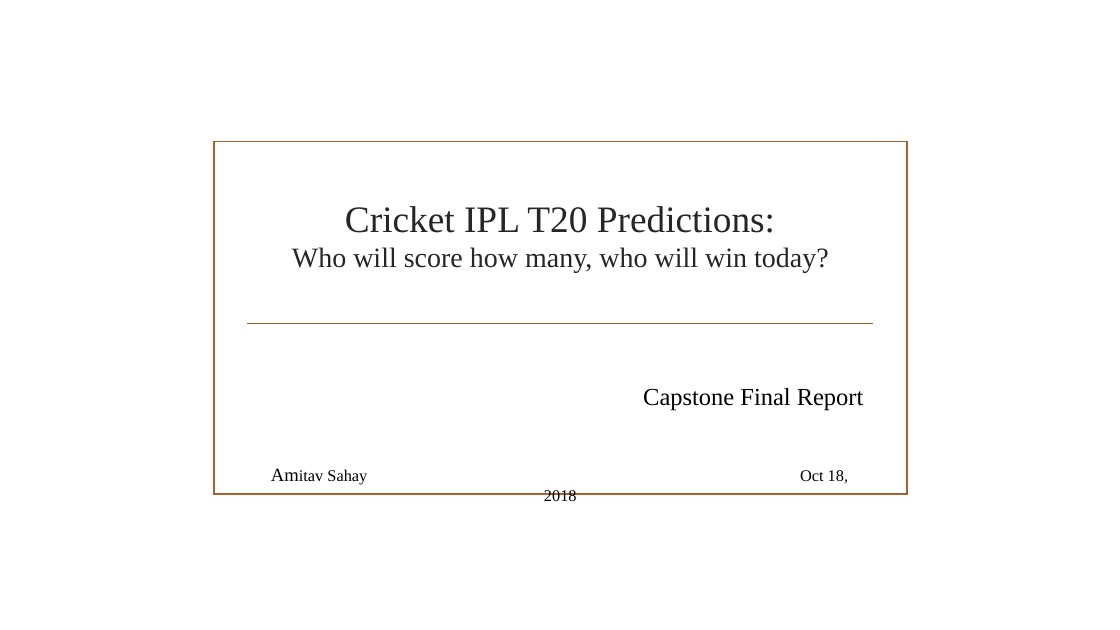
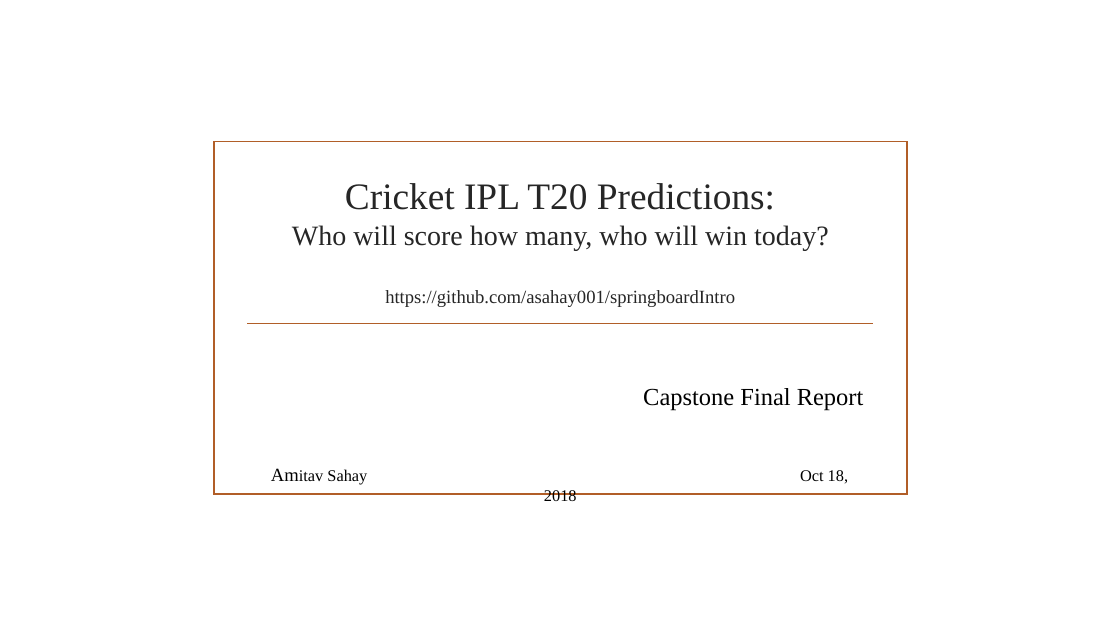
Before and after one commit to asahay001/springboardIntro, a slide deck: slide 1 of CapstoneFinalPresentation_IPLT20CricketPredictions.pptx. Drawn at 1120x630 pixels with LibreOffice and Linux fonts; fonts in the diff are those of the drawing; background and template pictures are left out. Boxes give left, top, right and bottom in pixels: in the first picture for what was removed or moved away, otherwise in the second. Text is boxed around its words. In the diff, an @@ line names an element or a change of style, - is before the commit and + after.

Commit message:
1. Highlighted portions of the deck to cover in presentation 2. Fixed 26th over winner prediction paramaters in Excel

```diff
--- a/CapstoneFinalPresentation_IPLT20CricketPredictions.pptx
+++ b/CapstoneFinalPresentation_IPLT20CricketPredictions.pptx
@@ title at [292, 183, 829, 307]: text changed; size 24 to 16 pt @@
-Cricket IPL T20 Predictions:
-Who will score how many, who will win today?
+Cricket IPL T20 Predictions:
+Who will score how many, who will win today?
+https://github.com/asahay001/springboardIntro
```
Also in this commit, not shown: 15 other slides changed, 1 slide added, 1 other file.
